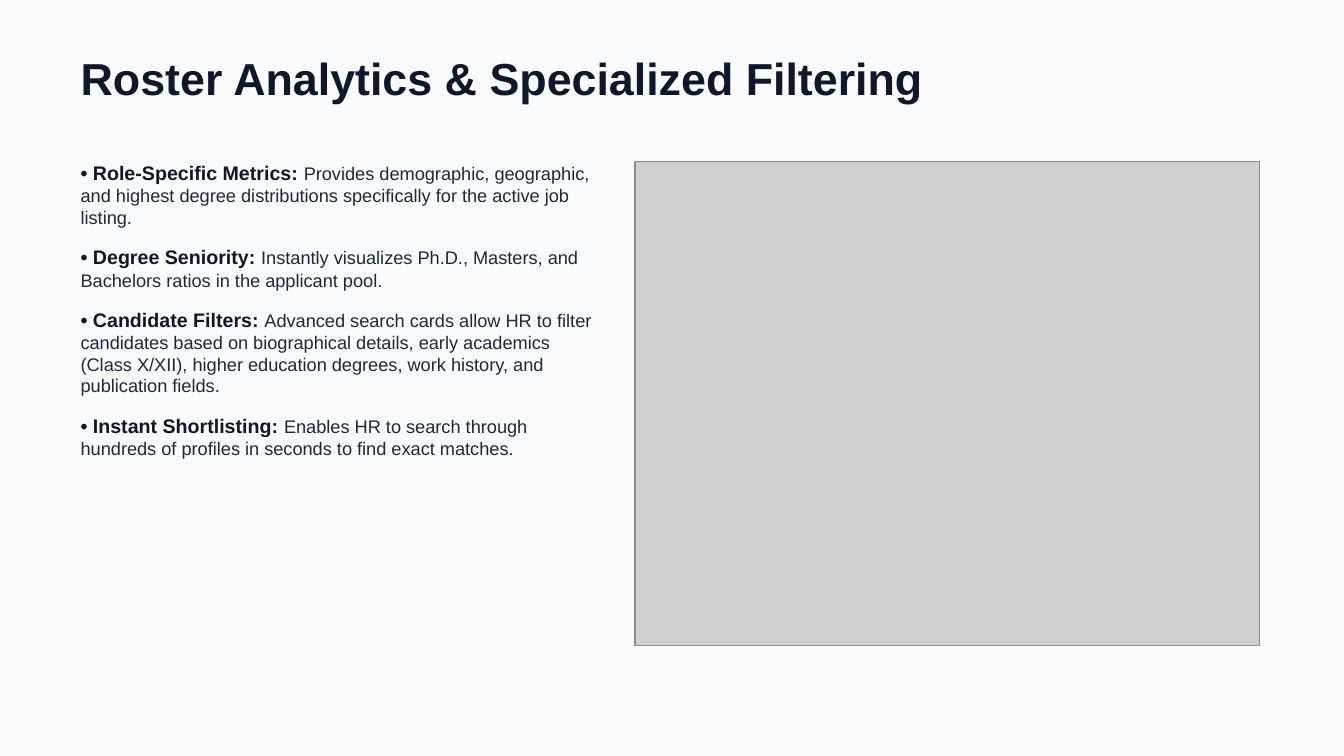
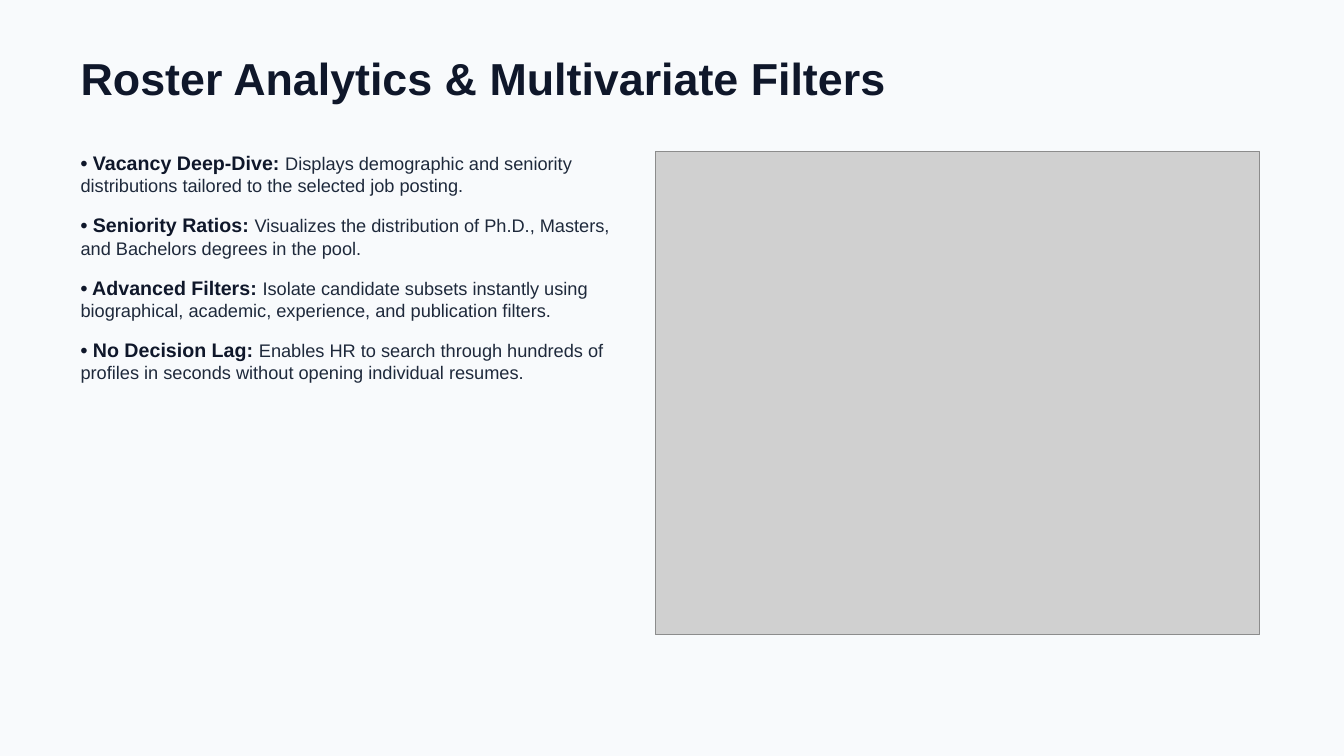
Before and after one commit to aws-ris/HR-Career-Portal, a slide deck: slide 7 of resources/HR_Portal_Presentation.pptx. Drawn at 1344x756 pixels with LibreOffice and Linux fonts; fonts in the diff are those of the drawing; grey boxes stand for pictures. Boxes give left, top, right and bottom in pixels: in the first picture for what was removed or moved away, otherwise in the second. Text is boxed around its words. In the diff, an @@ line names an element or a change of style, - is before the commit and + after.

```diff
--- a/resources/HR_Portal_Presentation.pptx
+++ b/resources/HR_Portal_Presentation.pptx
@@ text at (81,62,885,104): text changed @@
-Roster Analytics & Specialized Filtering
+Roster Analytics & Multivariate Filters
@@ text at (81,155,610,383): text changed @@
-• Role-Specific Metrics: Provides demographic, geographic, and highest degree distributions specifically for the active job listing.
-• Degree Seniority: Instantly visualizes Ph.D., Masters, and Bachelors ratios in the applicant pool.
-• Candidate Filters: Advanced search cards allow HR to filter candidates based on biographical details, early academics (Class X/XII), higher education degrees, work history, and publication fields.
-• Instant Shortlisting: Enables HR to search through hundreds of profiles in seconds to find exact matches.
+• Vacancy Deep-Dive: Displays demographic and seniority distributions tailored to the selected job posting.
+• Seniority Ratios: Visualizes the distribution of Ph.D., Masters, and Bachelors degrees in the pool.
+• Advanced Filters: Isolate candidate subsets instantly using biographical, academic, experience, and publication filters.
+• No Decision Lag: Enables HR to search through hundreds of profiles in seconds without opening individual resumes.
@@ picture: place and size @@
-picture at (635,161,1260,645)
+picture at (655,151,1260,635)
```
Also in this commit, not shown: 9 other slides changed.
